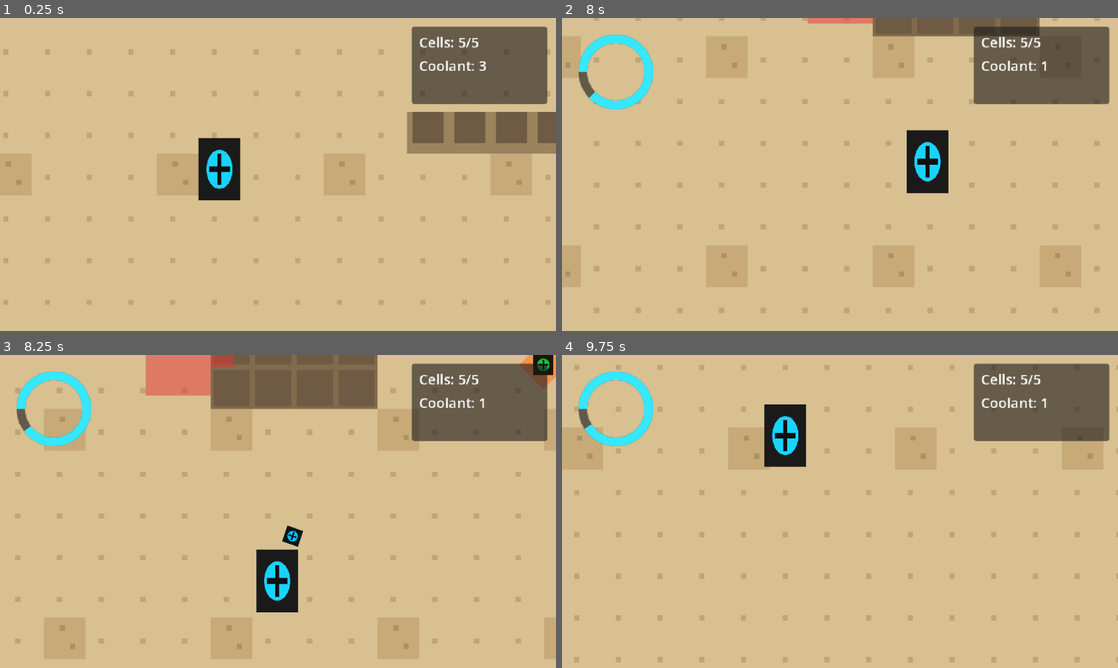
Above: before the commit, frames 1-4 (two rows, left to right).
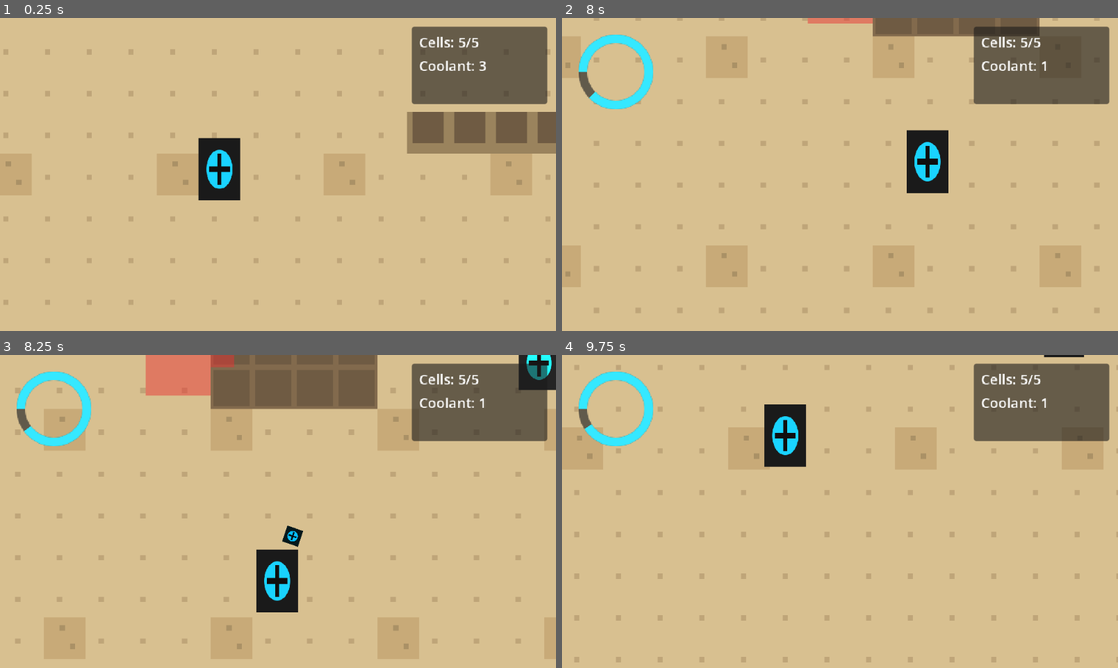
Above: after the commit, the same moments.

Repository: Barachiell/unit-7-oasis
Game: Godot game, scene res://scenes/debug/test_room.tscn
The game is run twice, just before and just after one commit, with the same random seed, the same clock (stepped at 60 frames per second) and the same inputs. This scene is started directly instead of the project's main scene.
Inputs (mouse positions are in pixels of both pictures, inside the frame that each line leads up to):
- Up to frame 1 (0.25 s): no input
- Up to frame 2 (8 s): move the mouse to (962, 158) at 0.52 s; hold D (move_right) 0.53-1.28 s; hold Shift (run) 0.53-1.28 s; move the mouse to (728, 190) at 1.27 s; hold S (move_down) 1.28-2.03 s; click (728, 190) at 1.35 s; move the mouse to (895, 105) at 2.02 s; hold D (move_right) 2.03-2.78 s; tap R (use_coolant) at 2.1, 4.35, 6.6 s; move the mouse to (812, 237) at 2.77 s; hold W (move_up) 2.78-3.53 s; tap Shift (run) at 2.85, 7.35 s; move the mouse to (1006, 221) at 3.52 s; press the mouse at (1006, 221) at 3.53 s; hold A (move_left) 3.53-5.03 s; move the mouse to (673, 127) at 4.27 s; release the mouse at (673, 127) at 4.28 s; move the mouse to (867, 174) at 5.02 s; hold S (move_down) 5.03-5.78 s; hold Shift (run) 5.03-5.78 s; move the mouse to (756, 96) at 5.77 s; hold D (move_right) 5.78-6.53 s; click (756, 96) at 5.85 s; move the mouse to (962, 158) at 6.52 s; hold W (move_up) 6.53-7.28 s; move the mouse to (728, 190) at 7.27 s; hold D (move_right) from 7.28 s (still down)
- Up to frame 3 (8.25 s): move the mouse to (333, 442) at 8.02 s; release D (move_right) at 8.03 s; press the mouse at (333, 442) at 8.03 s; hold S (move_down) from 8.03 s (still down)
- Up to frame 4 (9.75 s): move the mouse to (812, 574) at 8.77 s; release S (move_down) at 8.78 s; release the mouse at (812, 574) at 8.78 s; hold A (move_left) 8.78-9.53 s; tap R (use_coolant) at 8.85 s; move the mouse to (1006, 558) at 9.52 s; hold W (move_up) from 9.53 s (still down); hold Shift (run) from 9.53 s (still down)

Frames 1-2 are identical in both runs. In frame 3, 0.7% of the frame differs, in the area x 93-100%, y 0-12%; in frame 4, less than 0.1%.

Commit message:
Fix Block 7: restrict bullet damage to intended collision layers
Co-authored-by: Copilot <223556219+Copilot@users.noreply.github.com>

Diff:
--- a/scenes/bullet.tscn
+++ b/scenes/bullet.tscn
@@ -10,6 +10,7 @@
 collision_layer = 2
 collision_mask = 20
 script = ExtResource("1_h1e3t")
+damageable_layers = 4
 
 [node name="Sprite2D" type="Sprite2D" parent="."]
 modulate = Color(0.207843, 0.909804, 1, 1)
--- a/scenes/enemies/enemy_bullet.tscn
+++ b/scenes/enemies/enemy_bullet.tscn
@@ -13,6 +13,7 @@
 speed = 140.0
 damage = 1
 lifetime = 2.4
+damageable_layers = 1
 
 [node name="Sprite2D" type="Sprite2D" parent="."]
 modulate = Color(0.913725, 0.27451, 0.27451, 1)
--- a/scripts/bullet.gd
+++ b/scripts/bullet.gd
@@ -4,6 +4,7 @@
 @export var speed: float = 400.0
 @export var damage: int = 1
 @export var lifetime: float = 1.2
+@export_flags_2d_physics var damageable_layers: int = 0
 
 var direction: Vector2 = Vector2.RIGHT
 var lifetime_elapsed: float = 0.0
@@ -18,14 +19,19 @@
 	if lifetime_elapsed >= lifetime:
 		queue_free()
 
-func _on_hit_body(_body: Node2D) -> void:
-	if _body.has_method("take_bullet_hit"):
-		_body.call("take_bullet_hit", damage)
+func _on_hit_body(body: Node2D) -> void:
+	if body is CollisionObject2D and _can_damage_target(body as CollisionObject2D) and body.has_method("take_bullet_hit"):
+		body.call("take_bullet_hit", damage)
 	queue_free()
 
 func _on_hit_area(area: Area2D) -> void:
-	if area.has_method("take_bullet_hit"):
+	if _can_damage_target(area) and area.has_method("take_bullet_hit"):
 		area.call("take_bullet_hit", damage)
-	elif area.get_parent() != null and area.get_parent().has_method("take_bullet_hit"):
+	elif area.get_parent() is CollisionObject2D and _can_damage_target(area.get_parent() as CollisionObject2D) and area.get_parent().has_method("take_bullet_hit"):
 		area.get_parent().call("take_bullet_hit", damage)
 	queue_free()
+
+func _can_damage_target(target: CollisionObject2D) -> bool:
+	if damageable_layers == 0:
+		return true
+	return (target.collision_layer & damageable_layers) != 0
Not shown: 1 places in scenes/enemies/enemy_bullet.tscn that only renumber resources
